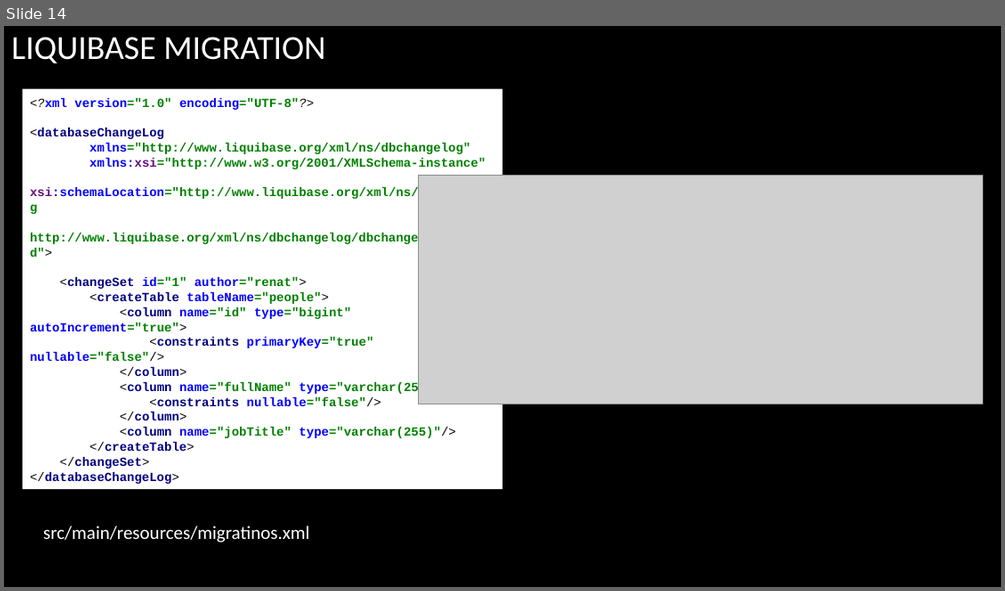
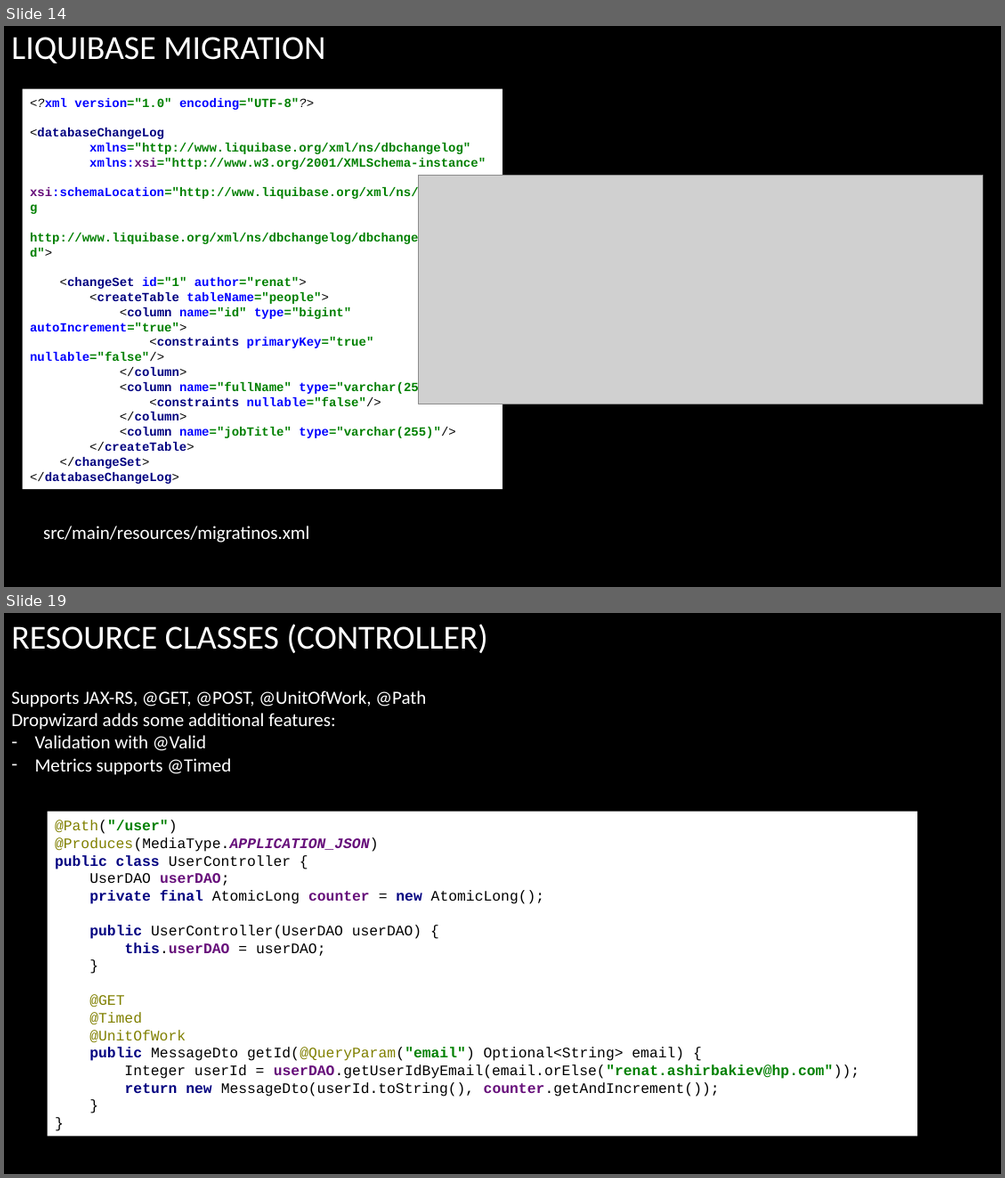
Before and after one commit to arenat/wiza_1, a slide deck: wiza.pptx. Shown one above the other, each under a label of ours: slide 14 before the commit, slides 14 and 19 after it; the slides between them are not shown. The pictures are 1005x591 and 1005x1178 pixels, drawn with LibreOffice and Linux fonts; fonts in the diff are those of the drawing; grey boxes stand for pictures; background and template pictures are left out. Boxes give left, top, right and bottom in pixels: in the first picture for what was removed or moved away, otherwise in the second. Text is boxed around its words. In the diff, an @@ line names an element or a change of style, - is before the commit and + after.

Commit message:
add environment variable support

```diff
--- a/wiza.pptx
+++ b/wiza.pptx
@@ slide 19 added at [4,613,1001,1174], background picture (left out) @@
@@ title added at [11,624,488,653], 32.4 pt, text #FFFFFF @@
+RESOURCE CLASSES (CONTROLLER)
@@ text added at [11,690,426,775], 18 pt, text #FFFFFF @@
+Supports JAX-RS, @GET, @POST, @UnitOfWork, @Path Dropwizard adds some additional features:
+– Validation with @Valid
+– Metrics supports @Timed
@@ rectangle added at [48,811,918,1135], fill #FFFFFF, 14 pt, text #000000 @@
+@Path("/user")
+@Produces(MediaType.APPLICATION_JSON)
+public class UserController {
+UserDAO userDAO;
+private final AtomicLong counter = new AtomicLong();
+public UserController(UserDAO userDAO) {
+this.userDAO = userDAO;
+}
+@GET
+@Timed
+@UnitOfWork
+public MessageDto getId(@QueryParam("email") Optional<String> email) {
+Integer userId = userDAO.getUserIdByEmail(email.orElse("renat.ashirbakiev@hp.com"));
+return new MessageDto(userId.toString(), counter.getAndIncrement());
+}
+}
```
Also in this commit, not shown: 4 slides changed, 6 other slides added, 1 other file.
